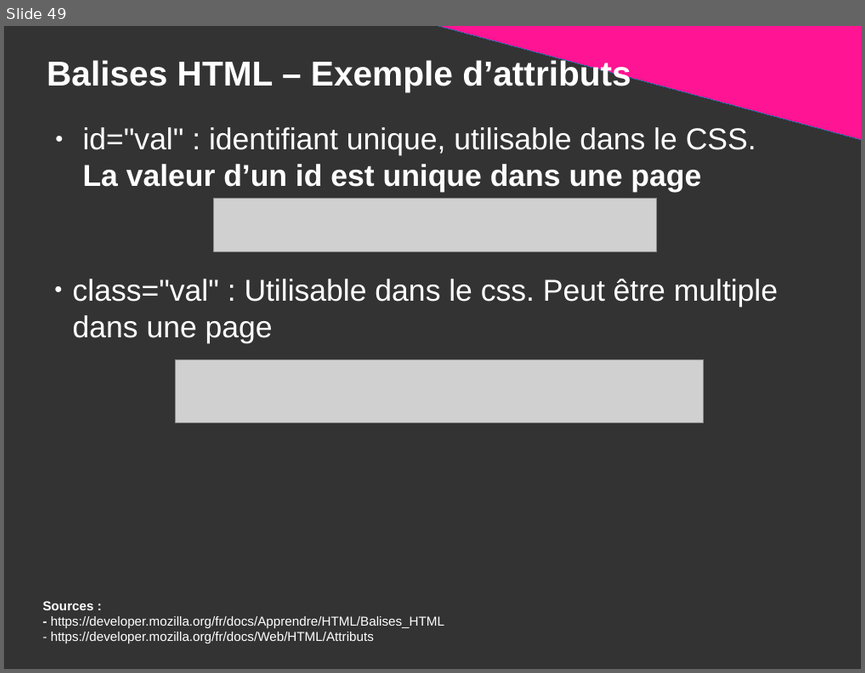
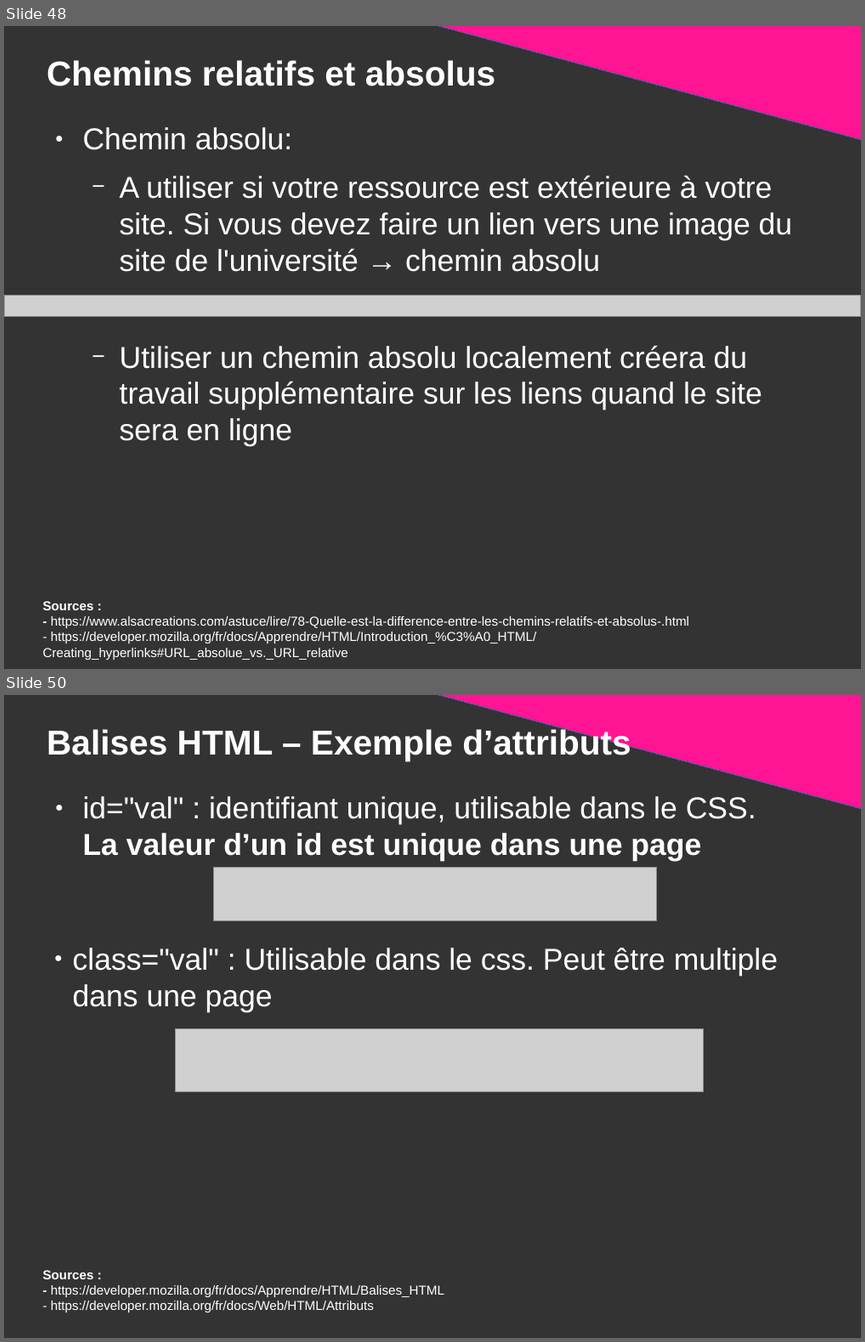
Before and after one commit to DanYellow/presentations, a slide deck: mmi/html/travaux-pratiques/numero-1/presentation.odp. Shown one above the other, each under a label of ours: slide 49 before the commit, slides 48 and 50 after it; the slides between them are not shown. The pictures are 865x673 and 865x1342 pixels, drawn with LibreOffice and Linux fonts; fonts in the diff are those of the drawing; grey boxes stand for pictures. Boxes give left, top, right and bottom in pixels: in the first picture for what was removed or moved away, otherwise in the second. Text is boxed around its words. In the diff, an @@ line names an element or a change of style, - is before the commit and + after.

```diff
--- a/mmi/html/travaux-pratiques/numero-1/presentation.odp
+++ b/mmi/html/travaux-pratiques/numero-1/presentation.odp
@@ slide 48 added at <box>4,26,861,669</box>, background #333333 @@
@@ right triangle added at <box>421,26,861,141</box>, fill #FF1493, outline #3465A4 0 pt @@
@@ title added at <box>46,60,496,86</box>, 32 pt, text #FFFFFF, bold @@
+Chemins relatifs et absolus
@@ text added at <box>83,127,793,446</box>, 28 pt, text #FFFFFF @@
+● Chemin absolu:
+  − A utiliser si votre ressource est extérieure à votre site. Si vous devez faire un lien vers une image du site de l'université → chemin absolu
+  − Utiliser un chemin absolu localement créera du travail supplémentaire sur les liens quand le site sera en ligne
@@ picture added at <box>4,295,861,316</box> @@
@@ text added at <box>43,601,689,659</box>, 12 pt, text #FFFFFF @@
+Sources :
+- https://www.alsacreations.com/astuce/lire/78-Quelle-est-la-difference-entre-les-chemins-relatifs-et-absolus-.html
+- https://developer.mozilla.org/fr/docs/Apprendre/HTML/Introduction_%C3%A0_HTML/Creating_hyperlinks#URL_absolue_vs._URL_relative
@@ what was slide 49 is now slide 50 @@
```
Also in this commit, not shown: 7 slides changed, 3 other slides added, 1 slide removed, 1 other file.
